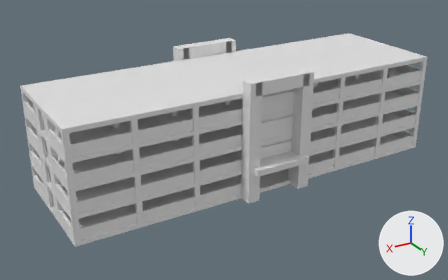
A saved change to the Blender file EDIF-AS/EdificioAS.blend.
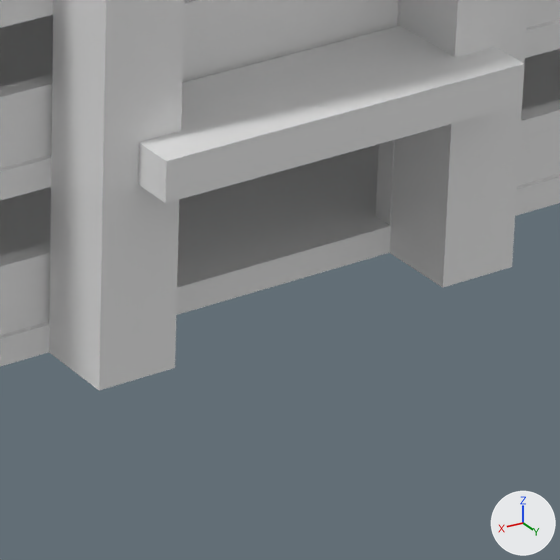
Each version appears first from a 50 mm lens placed at (43.3, 70.0, 40.0), pointed at (2.9, 2.6, 6.3), and next in a close-up on the part from 52% to 70% of the width and 53% to 81% of the height. The axes (+X, +Y, +Z) are drawn at lower right. The lights are the same throughout.
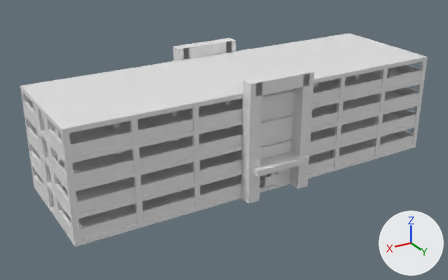
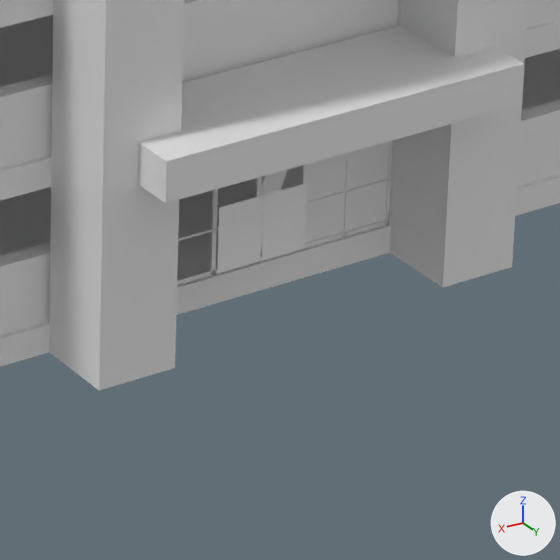
What the commit changed:
me_cube_004 is used by ob_cube_002; location (20.24, 7.18, 12.19).
me_cube_004 had 912 vertices, 456 faces and spanned x -25.54..-19.06, y -0.25..0.03, z -9.7..1.61.
me_cube_004 now has 968 vertices, 484 faces and spans x -25.54..-19.06, y -0.25..0.03, z -12.21..1.61.
me_cube_004 part 1: the loose piece of 8 vertices spanning x -22.3..-21.22, y -0.02..0.03, z -9.26..-9.21 is scaled about its middle by (-6, -1, -2), then moved by (-0.54, 0.0, -2.9).
me_cube_004 part 2: the loose piece of 8 vertices spanning x -23.37..-22.3, y -0.02..0.03, z -9.26..-9.21 is moved by (2.15, 0.0, -1.95).
me_cube_004 part 3: the loose piece of 8 vertices spanning x -24.44..-23.37, y -0.02..0.03, z -9.26..-9.21 is scaled about its middle by (-3, -1, -1), then moved by (0.0, 0.0, -1.95).
me_cube_004 part 4: the loose piece of 8 vertices spanning x -20.18..-20.13, y -0.02..0.03, z -9.7..-9.21 is copied, and the copy is scaled about its middle by (1, 1, -2.04), then moved by (-1.05, 0.0, -2.22); it spans x -21.22..-21.17, y -0.02..0.03, z -12.18..-11.17.
me_cube_004 part 5: the loose piece of 8 vertices spanning x -22.32..-22.27, y -0.02..0.03, z -9.7..-9.21 is copied, and the copy is scaled about its middle by (1, 1, -2.04), then moved by (1.05, 0.0, -2.22); it spans x -21.27..-21.22, y -0.02..0.03, z -12.18..-11.17.
me_cube_004 part 6: 22 vertices moved from x -25.52..-19.08, y -0.02..0.03, z -9.7..-9.21 to x -25.52..-19.08, y -0.02..0.03, z -12.21..-11.16; 8 vertices removed from x -21.22..-20.13, y -0.02..0.03, z -9.7..-9.21; 40 vertices added at x -22.32..-20.13, y -0.02..0.03, z -12.21..-9.7.
me_plane is used by ob_plane; location (0.66, 6.98, 13.35).
me_plane had 96 vertices, 24 faces and spanned x -5.94..0.51, y -0.02, z -7.26..0.46.
me_plane now has 128 vertices, 32 faces and spans x -5.94..0.51, y -0.02..1.83, z -13.37..0.46.
Part 7, on me_plane:
22 vertices are added at x -5.92..0.51, y 0.21..1.83, z -13.37..-10.37.
10 new vertices lie (0.0, 0.0, 3.0) away from vertices in x -5.92..0.51, y 0.21, z -13.37.
8 new faces join them.

Boxes (x1, y1, x2, y2) around the edits, measured in the close-ups (560 x 560 px; the box of a moved part takes in the faces that stretch with it):
'Plane', reshaped (not visible before): after (217, 141, 389, 273)
'Cube.002', reshaped (not visible before): after (177, 141, 392, 285)
part 1 of me_cube_004, moved or reshaped (not visible before): after (177, 220, 388, 285)
part 2 of me_cube_004, moved or reshaped (not visible before): after (178, 228, 213, 241)
part 3 of me_cube_004, moved or reshaped (not visible before): after (262, 179, 389, 217)
part 4 of me_cube_004, added: after (210, 229, 215, 275)
part 5 of me_cube_004, added: after (213, 229, 217, 275)
part 6 of me_cube_004, built on: after (211, 141, 392, 250)
'Column', unchanged, covered by the edit: before (376, 0, 401, 226); after (388, 0, 401, 226)
